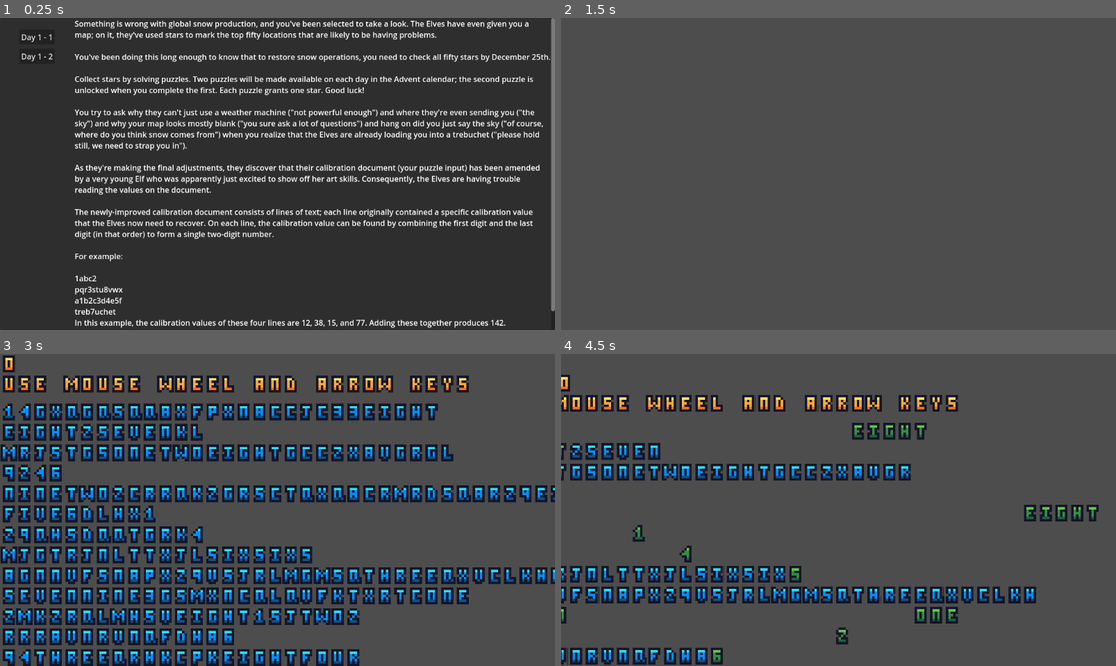
Above: before the commit, frames 1-4 (two rows, left to right).
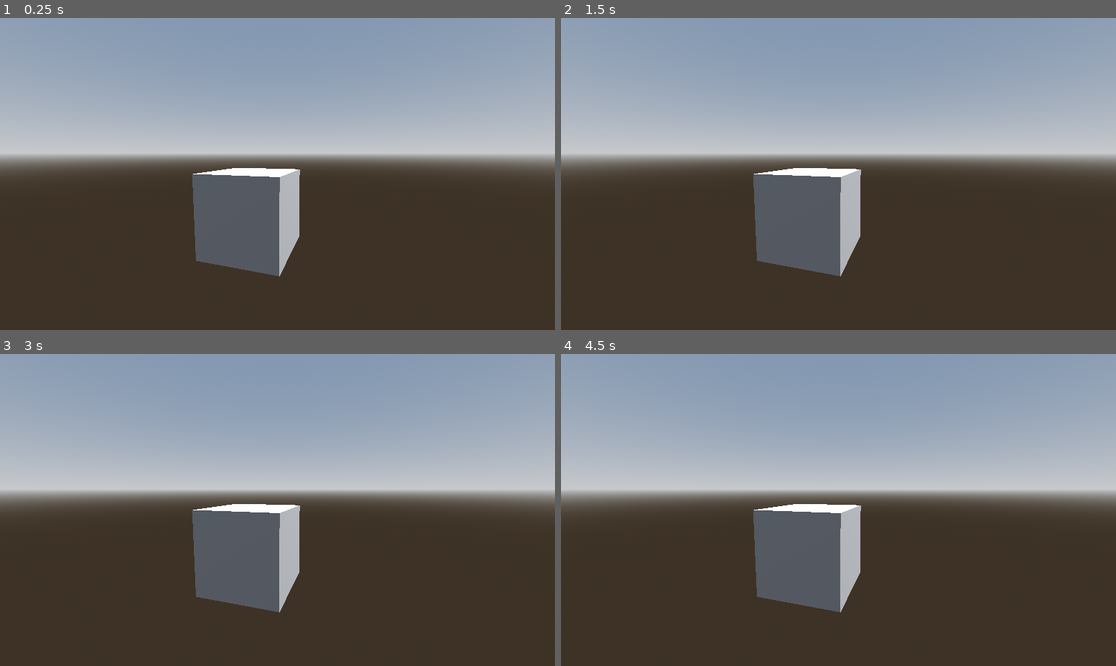
Above: after the commit, the same moments.

Repository: MrOnosa/AdventOfCode2023
Game: Godot game, scene res://days/day2/day2_1.tscn
Same seed, same stepped clock (60 frames per second), same inputs: the game is played once before the commit and once after it. Before the commit the project starts from res://menu.tscn.
Inputs (mouse positions are in pixels of both pictures, inside the frame that each line leads up to):
- Up to frame 1 (0.25 s): no input
- Up to frame 2 (1.5 s): click (599, 36) at 0.5 s, where only the run before the commit has a clickable "Day 1 - 1"; tap Enter at 1.25 s; move the mouse to (960, 158) at 1.27 s; hold Right (ui_right) from 1.28 s (still down); click (960, 158) at 1.42 s
- Up to frame 3 (3 s): tap Space at 2 s; move the mouse to (166, 525) at 2.02 s; release Right (ui_right) at 2.03 s; hold Q (back) 2.03-2.75 s; click (38, 391) at 2.75 s, where only the run before the commit has a clickable "Day 1 - 2"
- Up to frame 4 (4.5 s): tap Enter at 3.5 s; move the mouse to (894, 441) at 3.52 s; hold Right (ui_right) 3.53-4.28 s; move the mouse to (810, 572) at 4.27 s; hold Up (ui_up) from 4.28 s (still down); click (810, 572) at 4.42 s

The runs differ from the first frame. In frame 1, 59% of the frame differs, in the area x 0-100%, y 0-100%; in frame 2, 93%; in frame 3, 95%; in frame 4, 94%.
Error before the commit: Trying to assign value of type 'Node2D' to a variable of type 'Line.gd'. (res://days/day1/day1-1.gd:18)

Commit message:
Beginning day 2 - set up classes

Diff:
--- /dev/null
+++ b/days/day2/day2_1.gd
@@ -0,0 +1,40 @@
+extends Node3D
+
+@export var all_games : Array[game_resource] = []
+
+# Called when the node enters the scene tree for the first time.
+func _ready():
+	var txtFile = FileAccess.open("res://days/day2/example.txt", FileAccess.READ)
+	var exampleText = txtFile.get_as_text() # Store text into string record
+	var lines = exampleText.split("\n")
+	for line in lines:
+		#Remove clutter
+		line = line.to_lower().replace("game", "").replace(" ", "")
+		if line.length() > 0:
+			var newGame : game_resource = ResourceLoader.load("res://days/day2/game_res.gd").new()
+			all_games.append(newGame)
+			#Example: 4:1green,3red,6blue;3green,6red;3green,15blue,14 red
+			newGame.id = line.split(":")[0].to_int()
+			var roundTexts = line.split(":")[1].split(";")
+			for roundText in roundTexts:
+				var newRound : round_resource = ResourceLoader.load("res://days/day2/round_res.gd").new()
+				newGame.rounds.append(newRound)
+				#Example: 1green,3red,6blue
+				var roundSegments = roundText.split(",")
+				for segment in roundSegments:
+					#Example: 1green
+					if segment.ends_with("blue"):
+						newRound.blue = segment.replace("blue", "").to_int()
+					if segment.ends_with("green"):
+						newRound.green = segment.replace("green", "").to_int()
+					if segment.ends_with("red"):
+						newRound.red = segment.replace("red", "").to_int()
+
+	for game in all_games:
+		game.print_data()
+
+
+
+# Called every frame. 'delta' is the elapsed time since the previous frame.
+func _process(delta):
+	pass
--- /dev/null
+++ b/days/day2/day2_1.tscn
@@ -0,0 +1,30 @@
+[gd_scene load_steps=5 format=3 uid="uid://dpattltu1kamp"]
+
+[ext_resource type="Script" path="res://days/day2/day2_1.gd" id="1_fj2yd"]
+
+[sub_resource type="ProceduralSkyMaterial" id="ProceduralSkyMaterial_kay3p"]
+sky_horizon_color = Color(0.64625, 0.65575, 0.67075, 1)
+ground_horizon_color = Color(0.64625, 0.65575, 0.67075, 1)
+
+[sub_resource type="Sky" id="Sky_hpjib"]
+sky_material = SubResource("ProceduralSkyMaterial_kay3p")
+
+[sub_resource type="Environment" id="Environment_bjrll"]
+background_mode = 2
+sky = SubResource("Sky_hpjib")
+tonemap_mode = 2
+
+[node name="day2-1" type="Node3D"]
+script = ExtResource("1_fj2yd")
+
+[node name="WorldEnvironment" type="WorldEnvironment" parent="."]
+environment = SubResource("Environment_bjrll")
+
+[node name="DirectionalLight3D" type="DirectionalLight3D" parent="."]
+transform = Transform3D(-0.866023, -0.433016, 0.250001, 0, 0.499998, 0.866027, -0.500003, 0.749999, -0.43301, 0, 0, 0)
+shadow_enabled = true
+
+[node name="CSGBox3D" type="CSGBox3D" parent="."]
+
+[node name="MainCamera" type="Camera3D" parent="."]
+transform = Transform3D(0.955118, -0.030244, 0.294677, 0, 0.994774, 0.102098, -0.296225, -0.0975157, 0.950127, 1.04959, 0.727167, 2.3395)
--- /dev/null
+++ b/days/day2/game_res.gd
@@ -0,0 +1,15 @@
+extends Resource
+
+class_name game_resource
+
+# Your data properties go here
+@export var id : int
+@export var rounds : Array[round_resource]
+
+# You can add methods to manipulate the data if needed
+func print_data():
+	print("id:", id)
+	print("rounds:", rounds.size())
+	for r in rounds:
+		print(r.print_data())
+		print(" ")
--- /dev/null
+++ b/days/day2/round_res.gd
@@ -0,0 +1,14 @@
+extends Resource
+
+class_name round_resource
+
+# Your data properties go here
+@export var blue : int = 0
+@export var red : int = 0
+@export var green : int = 0
+
+# You can add methods to manipulate the data if needed
+func print_data():
+	print("blue:", blue)
+	print("red:", red)
+	print("green:", green)
--- a/project.godot
+++ b/project.godot
@@ -11,7 +11,7 @@
 [application]
 
 config/name="adventofcode2023"
-run/main_scene="res://menu.tscn"
+run/main_scene="res://days/day2/day2_1.tscn"
 config/features=PackedStringArray("4.2", "GL Compatibility")
 config/icon="res://icon.svg"
 
@@ -29,3 +29,4 @@
 
 renderer/rendering_method="gl_compatibility"
 renderer/rendering_method.mobile="gl_compatibility"
+textures/vram_compression/import_etc2_astc=true
Not shown, added: days/day2/example.txt
Not shown, changed: export_presets.cfg
Not shown, changed: .gitignore
